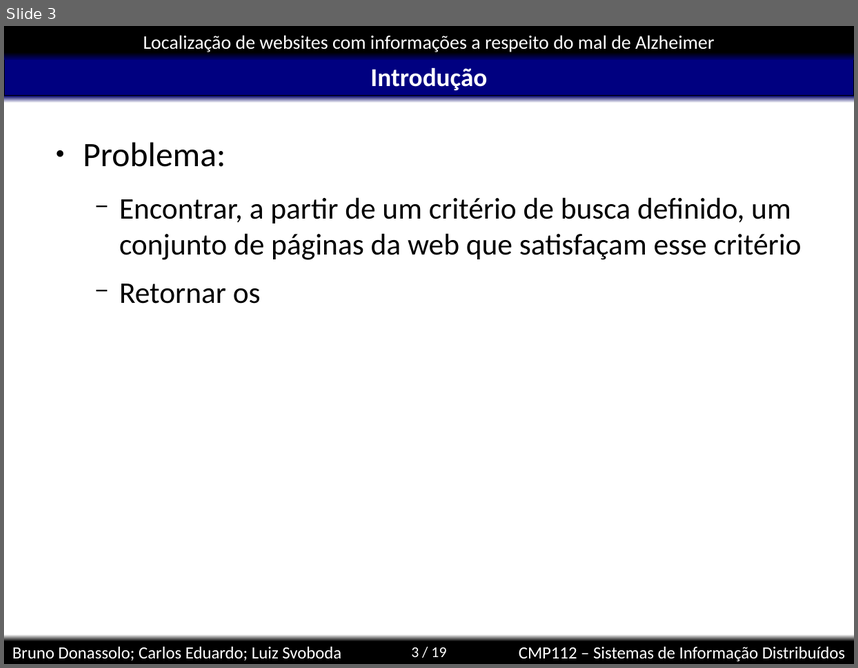
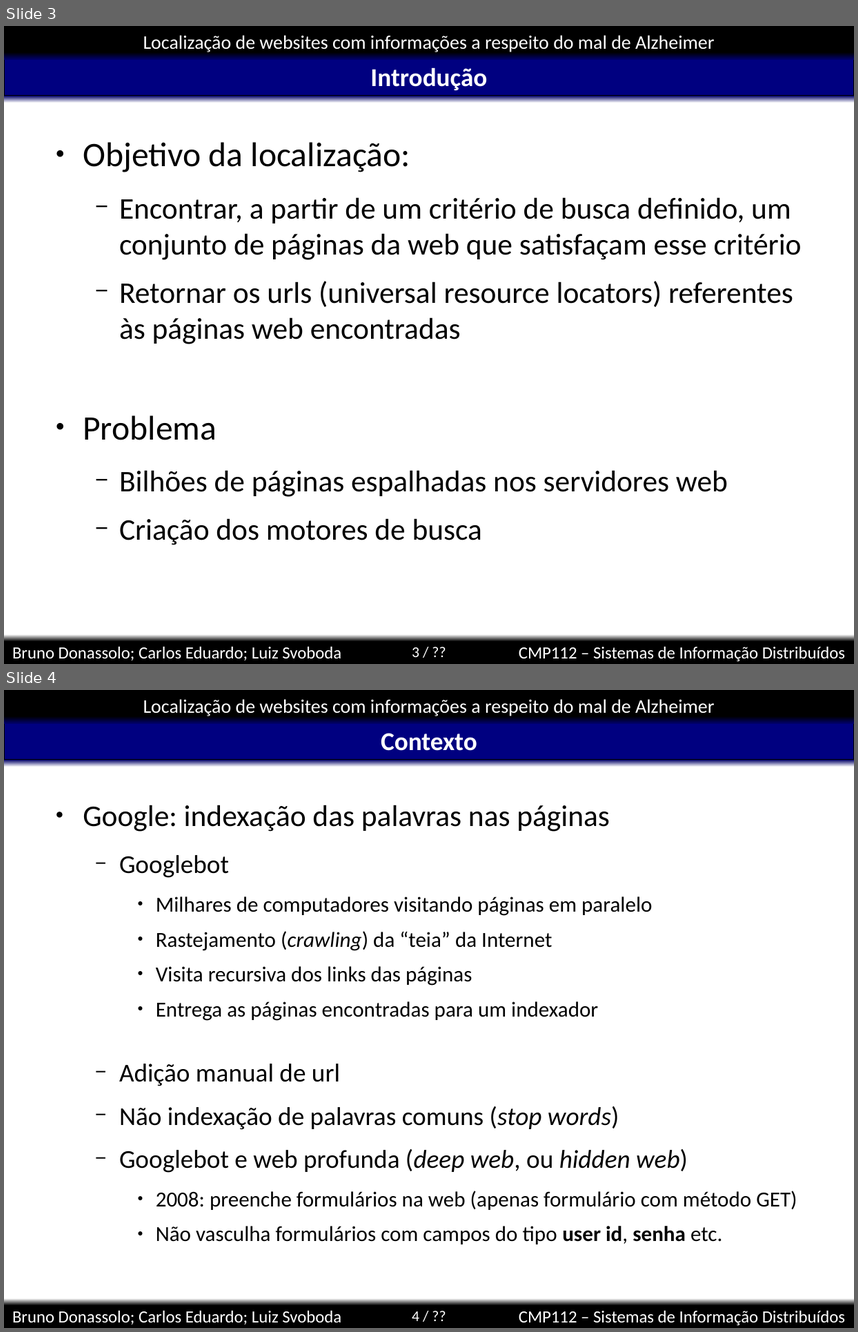
Before and after one commit to kdubezerra/kdubezerra, a slide deck: disciplinas/cmp112/localizacao.ppt. Shown one above the other, each under a label of ours: slide 3 before the commit, slides 3 and 4 after it. The pictures are 858x668 and 858x1332 pixels, drawn with LibreOffice and Linux fonts; fonts in the diff are those of the drawing; background and template pictures are left out. Boxes give left, top, right and bottom in pixels: in the first picture for what was removed or moved away, otherwise in the second. Text is boxed around its words. In the diff, an @@ line names an element or a change of style, - is before the commit and + after.

```diff
--- a/disciplinas/cmp112/localizacao.ppt
+++ b/disciplinas/cmp112/localizacao.ppt
@@ slide 4 added at box(4, 690, 854, 1328), background #FFFFFF; not listed: 8 template elements that a slide beside it also shows @@
@@ title added at box(381, 733, 477, 751), 24 pt, text #FFFFFF, bold @@
+Contexto
@@ text added at box(83, 805, 797, 1244), 20 pt, text #000000 @@
+● Google: indexação das palavras nas páginas
+  − Googlebot
+    ● Milhares de computadores visitando páginas em paralelo
+    ● Rastejamento (crawling) da “teia” da Internet
+    ● Visita recursiva dos links das páginas
+    ● Entrega as páginas encontradas para um indexador
+  − Adição manual de url
+  − Não indexação de palavras comuns (stop words)
+  − Googlebot e web profunda (deep web, ou hidden web)
+    ● 2008: preenche formulários na web (apenas formulário com método GET)
+    ● Não vasculha formulários com campos do tipo user id, senha etc.
@@ slide 3 changed as well @@
@@ text at box(83, 142, 410, 172): text changed @@
-● Problema:
+● Objetivo da localização:
@@ text at box(83, 281, 793, 545): text changed @@
-  − Retornar os
+  − Retornar os urls (universal resource locators) referentes às páginas web encontradas
+● Problema
+  − Bilhões de páginas espalhadas nos servidores web
+  − Criação dos motores de busca
@@ page number at box(412, 647, 419, 657): text changed @@
-3 / 19
+3 / ??
```
Also in this commit, not shown: 1 other slide changed, 10 other slides added.
